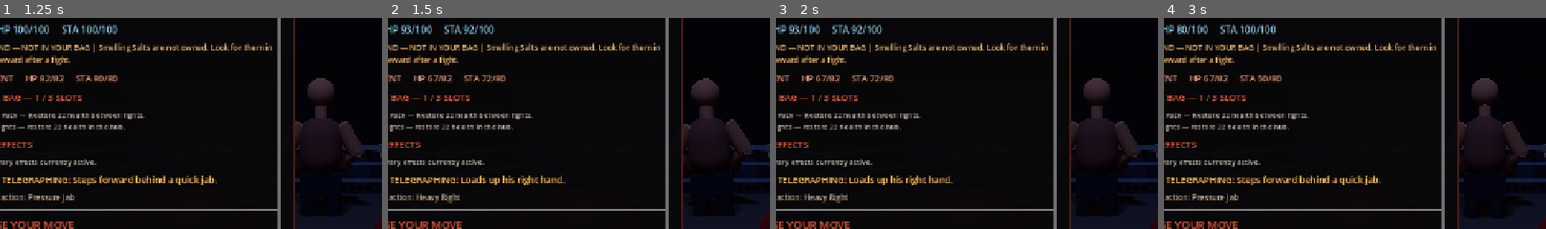
Above: before the commit, frames 1-4 (left to right).
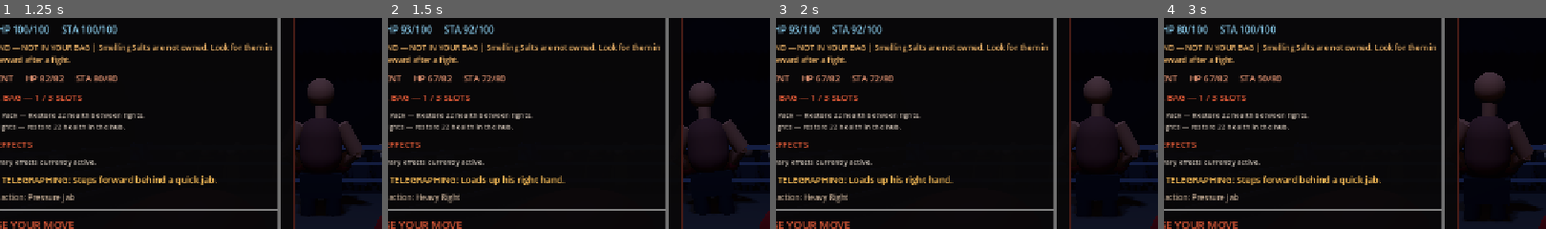
Above: after the commit, the same moments.

Repository: sedhehe/TheLastRound
Game: Godot game, scene res://scenes/main.tscn
Two runs of this game, one before a commit and one after it. Both use one fixed random seed, a clock stepped at 60 frames per second and the inputs below.
Inputs:
- Up to frame 1 (1.25 s): click "NEW RUN IN SLOT 1" at 0.5 s
- Up to frame 2 (1.5 s): click "Jab [8 STA] — Fast, efficient…" at 1.25 s
- Up to frame 3 (2 s): no input
- Up to frame 4 (3 s): click "Block [5 STA] — Brace for the…" at 2 s; click "Rest [0 STA] — Recover 24 sta…" at 2.75 s
The pictures show only the part of the screen within x 8-58%, y 16-66%; the shares and areas given below are measured in that part.

Frame 1 is identical in both runs. In frame 2, 0.5% of the frame differs, in the area x 77-95%, y 28-95%; in frame 3, 0.2%; in frame 4, 1.3%, in the area x 77-98%, y 25-97%.

Commit message:
Add readable opponent anticipation poses

Diff:
--- a/scripts/arena_visuals.gd
+++ b/scripts/arena_visuals.gd
@@ -14,6 +14,8 @@
 var opponent_home_position := Vector3(0.0, 0.0, -2.55)
 var opponent_hit_timer := 0.0
 var opponent_attack_timer := 0.0
+var opponent_telegraph_pose := ""
+var opponent_telegraph_active := false
 var player_action_timer := 0.0
 var impact_timer := 0.0
 
@@ -749,8 +751,16 @@
 	opponent_hit_timer = 0.18
 
 
-func enemy_attack() -> void:
-	opponent_attack_timer = 0.24
+func show_enemy_telegraph(action_name: String) -> void:
+	opponent_telegraph_pose = action_name.to_lower()
+	opponent_telegraph_active = true
+	opponent_attack_timer = 0.0
+
+
+func enemy_attack(action_name: String = "") -> void:
+	opponent_telegraph_active = false
+	opponent_telegraph_pose = action_name.to_lower()
+	opponent_attack_timer = 0.30
 
 
 func impact_shake() -> void:
@@ -765,33 +775,46 @@
 	var target_rotation := Vector3.ZERO
 
 	if opponent_hit_timer > 0.0:
-		opponent_hit_timer = maxf(
-			0.0,
-			opponent_hit_timer - delta
-		)
-
-		target_position.x = 0.12
-		target_rotation.z = 0.08
+		opponent_hit_timer = maxf(0.0, opponent_hit_timer - delta)
+		target_position.x = 0.16
+		target_position.z = opponent_home_position.z - 0.08
+		target_rotation.z = 0.13
+		target_rotation.x = -0.08
 
 	elif opponent_attack_timer > 0.0:
-		opponent_attack_timer = maxf(
-			0.0,
-			opponent_attack_timer - delta
-		)
-
-		target_position.z = opponent_home_position.z + 0.15
-		target_rotation.x = -0.06
-
-	opponent_body.position = opponent_body.position.lerp(
-		target_position,
-		delta * 12.0
-	)
-
-	opponent_body.rotation = opponent_body.rotation.lerp(
-		target_rotation,
-		delta * 12.0
-	)
-
+		opponent_attack_timer = maxf(0.0, opponent_attack_timer - delta)
+		target_position.z = opponent_home_position.z + 0.30
+		target_rotation.x = 0.12
+		target_rotation.z = -0.04
+
+	elif opponent_telegraph_active:
+		# Hold a readable anticipation pose for the player's entire decision.
+		match true:
+			_ when opponent_telegraph_pose.contains("heavy") or opponent_telegraph_pose.contains("right") or opponent_telegraph_pose.contains("champion"):
+				target_position.x = -0.12
+				target_rotation.y = -0.20
+				target_rotation.z = -0.08
+			_ when opponent_telegraph_pose.contains("body") or opponent_telegraph_pose.contains("elbow"):
+				target_position.y = -0.10
+				target_position.z = 0.08
+				target_rotation.x = 0.20
+			_ when opponent_telegraph_pose.contains("jab") or opponent_telegraph_pose.contains("flurry") or opponent_telegraph_pose.contains("combination"):
+				target_position.z = 0.10
+				target_rotation.x = 0.07
+				target_rotation.y = 0.10
+			_ when opponent_telegraph_pose.contains("counter"):
+				target_position.z = -0.10
+				target_rotation.y = 0.18
+				target_rotation.z = 0.06
+			_ when opponent_telegraph_pose.contains("reset") or opponent_telegraph_pose.contains("desperate"):
+				target_position.y = -0.05
+				target_rotation.z = 0.05
+			_:
+				target_position.z = 0.04
+				target_rotation.y = 0.08
+
+	opponent_body.position = opponent_body.position.lerp(target_position, 1.0 - exp(-delta * 9.0))
+	opponent_body.rotation = opponent_body.rotation.lerp(target_rotation, 1.0 - exp(-delta * 9.0))
 
 func _update_camera_shake(delta: float) -> void:
 	if not is_instance_valid(camera):
